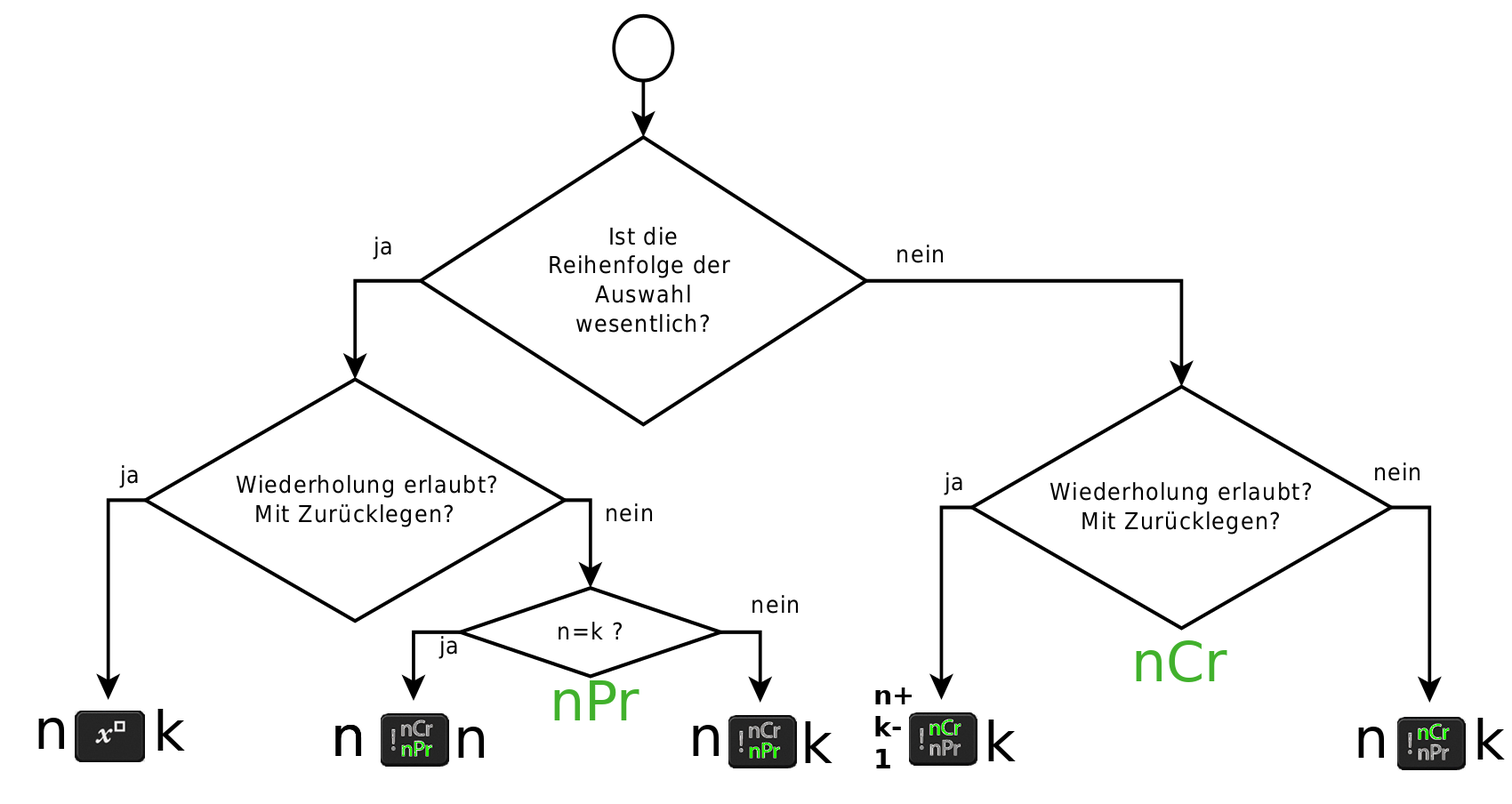
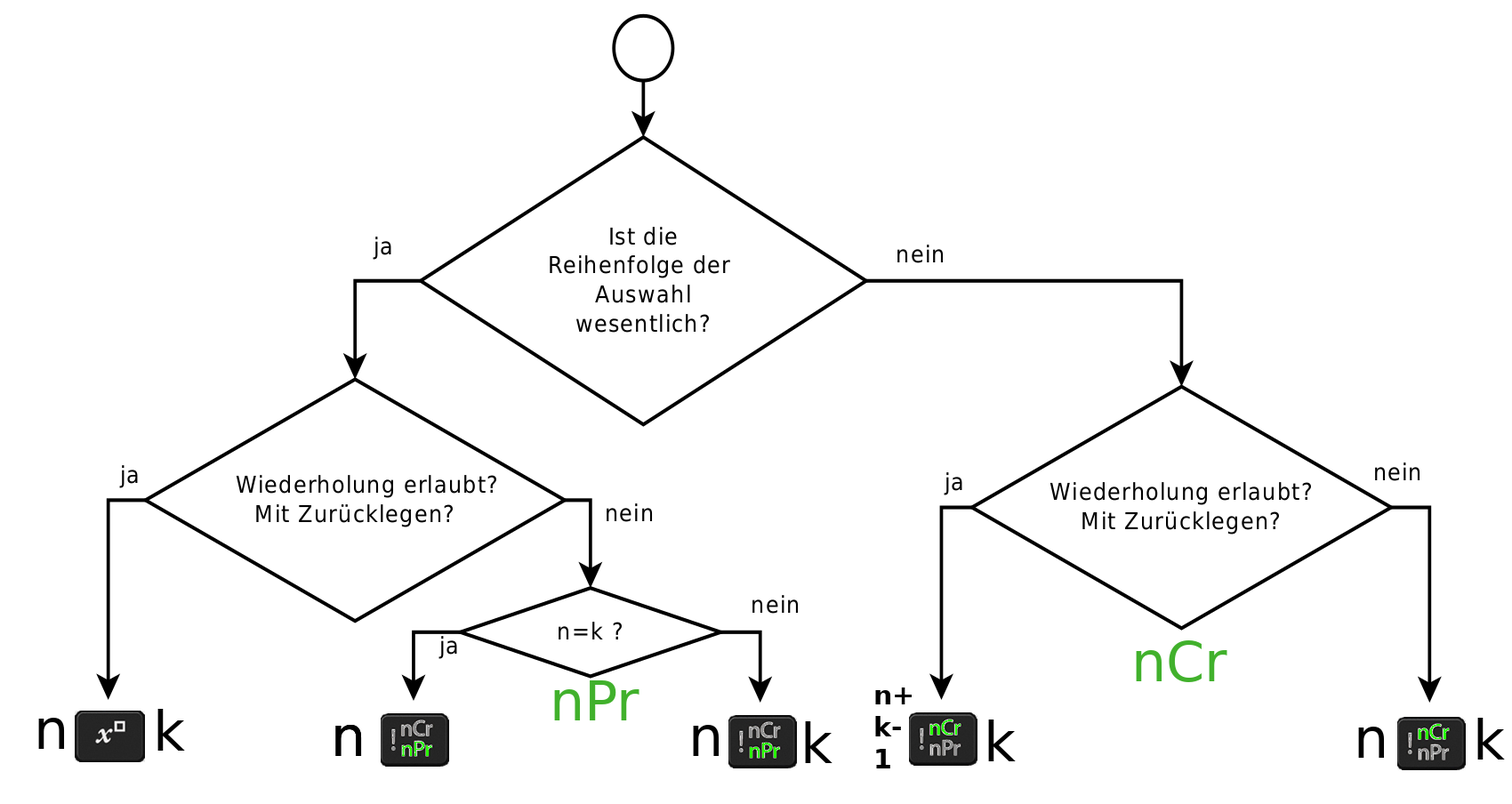
Before/after of a 1512 × 804 layered artwork. What changed in the layer stack:
removed layer "n #1" over [458, 726, 485, 758]
